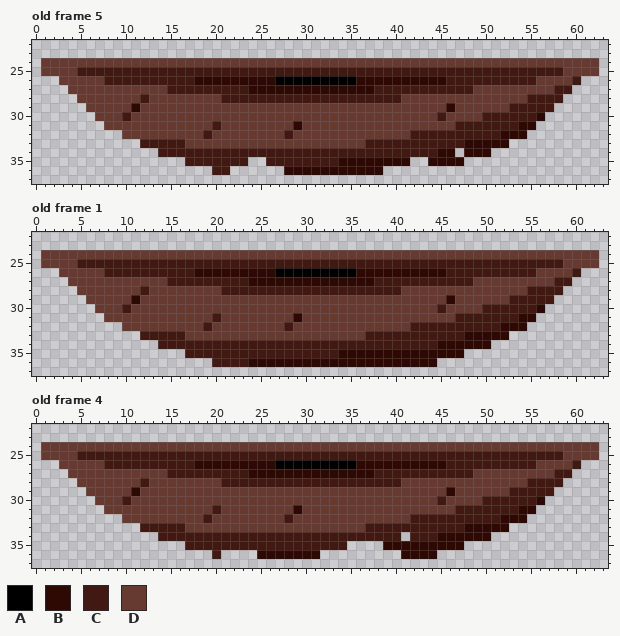
Edited in one commit: pixel-art file (Arts/Arquivos/Others/Canoa.aseprite). That is the earlier state.
64x64 pixels, 5 frames. Shown: old frame 5: x 0..63, y 22..37; old frame 1: x 0..63, y 22..37; old frame 4: x 0..63, y 22..37. The commit also changed other frames, which this record leaves out.
Palette (. is transparent): A #000000  B #2e0903  C #421912  D #663931
Pixels before, old frame 5, first column x 1:
24 DDDDDDDDDDDDDDDDDDDDDDDDDDDDDDDDDDDDDDDDDDDDDDDDDDDDDDDDDDDDDD
25 DDDDCCCCCCCCCCCCCCCCCCCCCCCCCCCCCCCCCCCCCCCCCCCCCCCCCCCCCCDDDD
26 ..DDDDDCCCCCCCCCCBBBBBBBBBAAAAAAAAABBBBBBBBBBCCCCCCCCCCDDDDC..
27 ...DDDDDDDDDDDCCCCCCCCCBBBBBBBBBBBBBBCCCCCCCCCCCDDDDDDDDDCC...
28 ....DDDDDDDCDDDDDDDDCCCCCCCCCCCCCCCCCCCCDDDDDDDDDDDDDDCCCC....
29 .....DDDDDBDDDDDDDDDDDDDDDDDDDDDDDDDDDDDDDDDDBDDDDDDCCCCC.....
30 ......DDDCDDDDDDDDDDDDDDDDDDDDDDDDDDDDDDDDDDCDDDDCCCCCCB......
31 .......DDDDDDDDDDDDCDDDDDDDDBDDDDDDDDDDDDDDDDDCCCCCCCBB.......
32 .........DDDDDDDDDCDDDDDDDDCDDDDDDDDDDDDDCCCCCCCCCCBBB........
33 ...........CCCCCDDDDDDDDDDDDDDDDDDDDCCCCCCCCCCCBBBBB..........
34 .............CCCCCCCCCCCCCCCCCCCCCCCCCCCCCCCBB.BBB............
35 ................CCCCCCC..CCCCCCCCBBBBBBBB..BBBB...............
36 ...................CC......BBBBBBBBBBB........................
Pixels before, old frame 1, first column x 1:
24 DDDDDDDDDDDDDDDDDDDDDDDDDDDDDDDDDDDDDDDDDDDDDDDDDDDDDDDDDDDDDD
25 DDDDCCCCCCCCCCCCCCCCCCCCCCCCCCCCCCCCCCCCCCCCCCCCCCCCCCCCCCDDDD
26 ..DDDDDCCCCCCCCCCBBBBBBBBBAAAAAAAAABBBBBBBBBBCCCCCCCCCCDDDDC..
27 ...DDDDDDDDDDDCCCCCCCCCBBBBBBBBBBBBBBCCCCCCCCCCCDDDDDDDDDCC...
28 ....DDDDDDDCDDDDDDDDCCCCCCCCCCCCCCCCCCCCDDDDDDDDDDDDDDCCCC....
29 .....DDDDDBDDDDDDDDDDDDDDDDDDDDDDDDDDDDDDDDDDBDDDDDDCCCCC.....
30 ......DDDCDDDDDDDDDDDDDDDDDDDDDDDDDDDDDDDDDDCDDDDCCCCCCB......
31 .......DDDDDDDDDDDDCDDDDDDDDBDDDDDDDDDDDDDDDDDCCCCCCCBB.......
32 .........DDDDDDDDDCDDDDDDDDCDDDDDDDDDDDDDCCCCCCCCCCBBB........
33 ...........CCCCCDDDDDDDDDDDDDDDDDDDDCCCCCCCCCCCBBBBB..........
34 .............CCCCCCCCCCCCCCCCCCCCCCCCCCCCCCCBBBBBB............
35 ................CCCCCCCCCCCCCCCCCBBBBBBBBBBBBBB...............
36 ...................CCCCBBBBBBBBBBBBBBBBBBBBB..................
Pixels before, old frame 4, first column x 1:
24 DDDDDDDDDDDDDDDDDDDDDDDDDDDDDDDDDDDDDDDDDDDDDDDDDDDDDDDDDDDDDD
25 DDDDCCCCCCCCCCCCCCCCCCCCCCCCCCCCCCCCCCCCCCCCCCCCCCCCCCCCCCDDDD
26 ..DDDDDCCCCCCCCCCBBBBBBBBBAAAAAAAAABBBBBBBBBBCCCCCCCCCCDDDDC..
27 ...DDDDDDDDDDDCCCCCCCCCBBBBBBBBBBBBBBCCCCCCCCCCCDDDDDDDDDCC...
28 ....DDDDDDDCDDDDDDDDCCCCCCCCCCCCCCCCCCCCDDDDDDDDDDDDDDCCCC....
29 .....DDDDDBDDDDDDDDDDDDDDDDDDDDDDDDDDDDDDDDDDBDDDDDDCCCCC.....
30 ......DDDCDDDDDDDDDDDDDDDDDDDDDDDDDDDDDDDDDDCDDDDCCCCCCB......
31 .......DDDDDDDDDDDDCDDDDDDDDBDDDDDDDDDDDDDDDDDCCCCCCCBB.......
32 .........DDDDDDDDDCDDDDDDDDCDDDDDDDDDDDDDCCCCCCCCCCBBB........
33 ...........CCCCCDDDDDDDDDDDDDDDDDDDDCCCCCCCCCCCBBBBB..........
34 .............CCCCCCCCCCCCCCCCCCCCCCCCCCC.CCCBBBBBB............
35 ................CCCCCCCCCCCCCCCCCC....BBBBBBBBB...............
36 ...................C....BBBBBBB.........BBBB..................
The result:
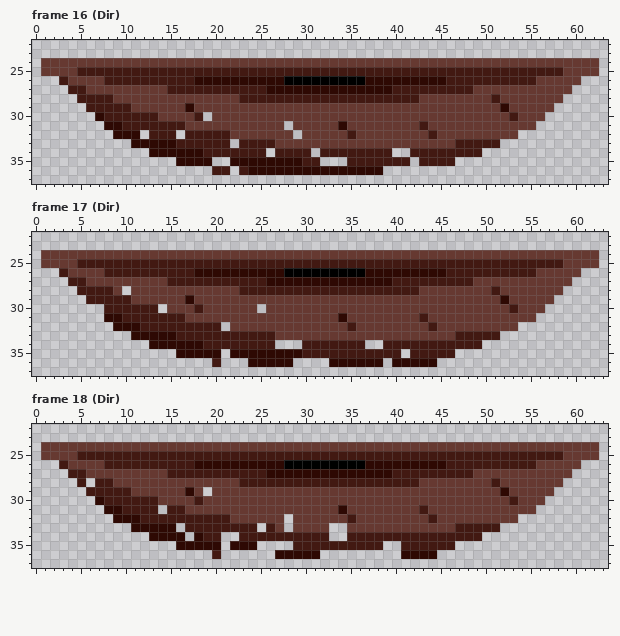
A new or re-ordered frame is compared with the old frame closest to it.
The edit:
frames 5 -> 27
Changed rows in their new state; - is an unchanged pixel.
Frame 16 (Dir) is new; against old frame 5:
first column x 3:
26 C-----------------------B--------A-----------------------D
27 -CC------------------CC------------BB------------------DD-
28 --CCCC---D--------DD------------------CC--------C---DDDD--
29 ---CCCCCD-----B----------------------------D-----BDDDDD---
30 ----BCC-CCC----C.-------------------------D----DDD-DDD----
31 -----BBCCCCCCC---D-------.D----B--------C---DDDDDDDDD-----
32 ------BBB.CCC.CC-CC------D.-----C------DD-DDDDDDDDD.------
33 --------BBBBB-CCCCC.CCCC----------DDDDDDDDDD-CCCC.--------
34 ----------BBBBBB-------.----.--------..---CCCCC.----------
35 -------------BBBB..BBBBBBBB--...CCCCCCC-CCCC.-------------
36 --------------------CBBBB---------------------------------
Frame 17 (Dir) is new; against old frame 1:
first column x 3:
26 C-----------------------B--------A-----------------------D
27 -CC------------------CC------------BB------------------DD-
28 --CCCC-.-D--------DD------------------CC--------C---DDDD--
29 ---CCCCCD-----B----------------------------D-----BDDDDD---
30 ----.CC-CCC.---C------.-------------------D----DDD-DDD----
31 -----BBCCCCCCC---D--------D----B--------C---DDDDDDDDD-----
32 ------BBBCCCCCCC-C.------D------C------DD-DDDDDDDDD.------
33 --------BBBBB-CCCCCCCCCC----------DDDDDDDDDD-CCCC.--------
34 ----------BBBBBB--------...-------..------CCCCC.----------
35 -------------BBBBB.BBBBBBBB----CCCCCCC.CCCCC.-------------
36 ------------------...-----....------.---------------------
Frame 18 (Dir) is new; against old frame 4:
first column x 3:
26 C-----------------------B--------A-----------------------D
27 -CC------------------CC------------BB------------------DD-
28 --C.CC---D--------DD------------------CC--------C---DDDD--
29 ---CCCCCD-----B-.--------------------------D-----BDDDDD---
30 ----BCC-CCC----C--------------------------D----DDD-DDD----
31 -----BBCCCC.CC---D--------D----B--------C---DDDDDDDDD-----
32 ------BBBCCCCCCC-CC------.------C------DD-DDDDDDDDD.------
33 --------BBBBB.CCCCCCCC.C-.----..--DDDDDDDDDD-CCCC.--------
34 ----------BBBB.B--..----------..------C---CCCCC.----------
35 -------------BBBBB.BBB....------CCCC..CCCCCC.-------------
36 ----------------------..----------------------------------
Boxes around the changes in both pictures, in picture pixels (x1, y1, x2, y2):
changed: (59, 76, 581, 175)
changed: (59, 268, 581, 367)
changed: (59, 460, 302, 559)
changed: (329, 460, 581, 550)
